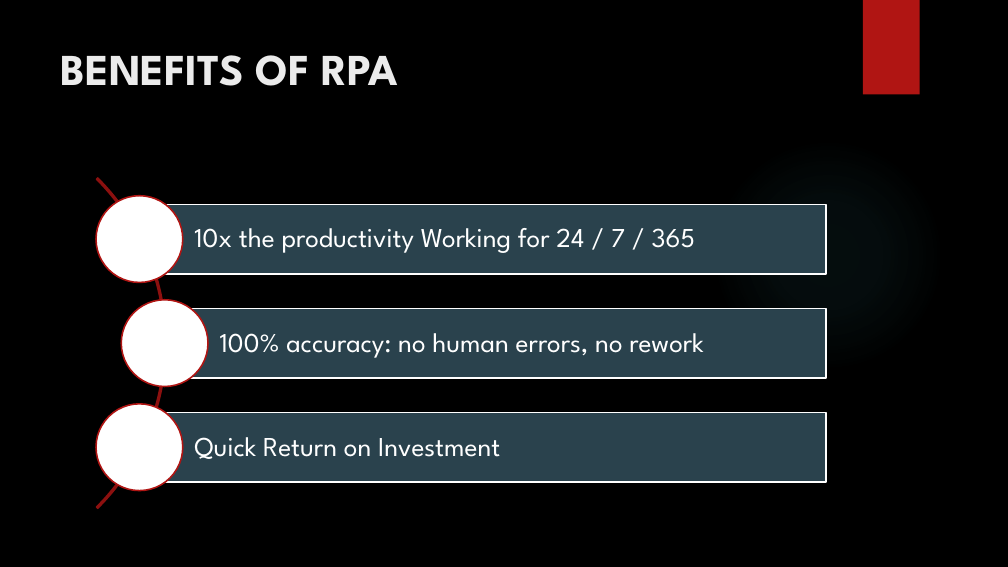
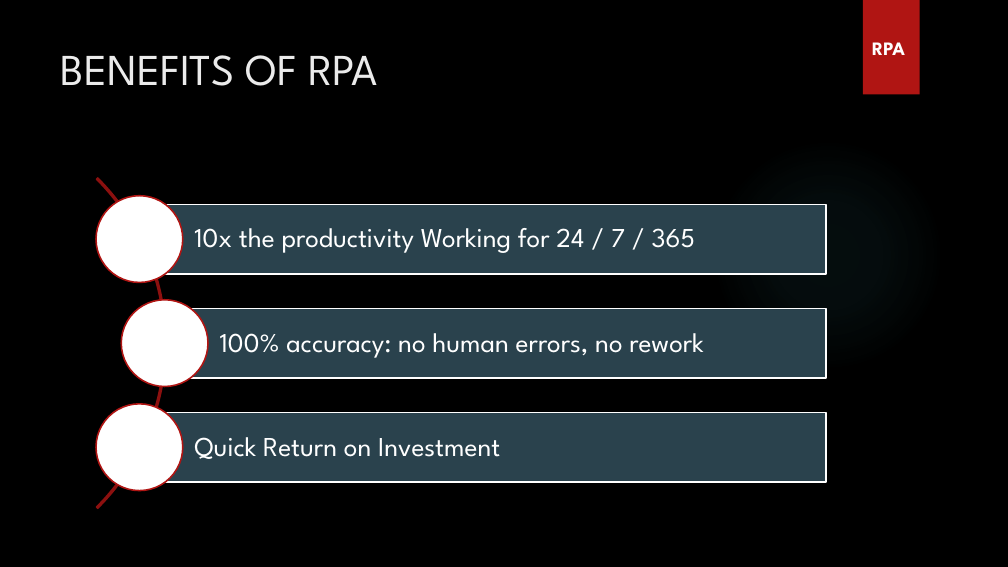
Before and after one commit to arunpandianm/RPA_Webinar, a slide deck: slide 6 of Robotic Process Automation.pptx (slide 5 before the commit). Drawn at 1008x567 pixels with LibreOffice and Linux fonts; fonts in the diff are those of the drawing; background and template pictures are left out. Boxes give left, top, right and bottom in pixels: in the first picture for what was removed or moved away, otherwise in the second. Text is boxed around its words. In the diff, an @@ line names an element or a change of style, - is before the commit and + after.

```diff
--- a/Robotic Process Automation.pptx
+++ b/Robotic Process Automation.pptx
@@ title "BENEFITS OF RPA" at <box>61,55,378,86</box>: bold off @@
@@ text added at <box>872,42,905,55</box>, 18 pt, text #FFFFFF, bold @@
+RPA
```
Also in this commit, not shown: 6 other slides changed, 6 slides added, 4 slides removed.
